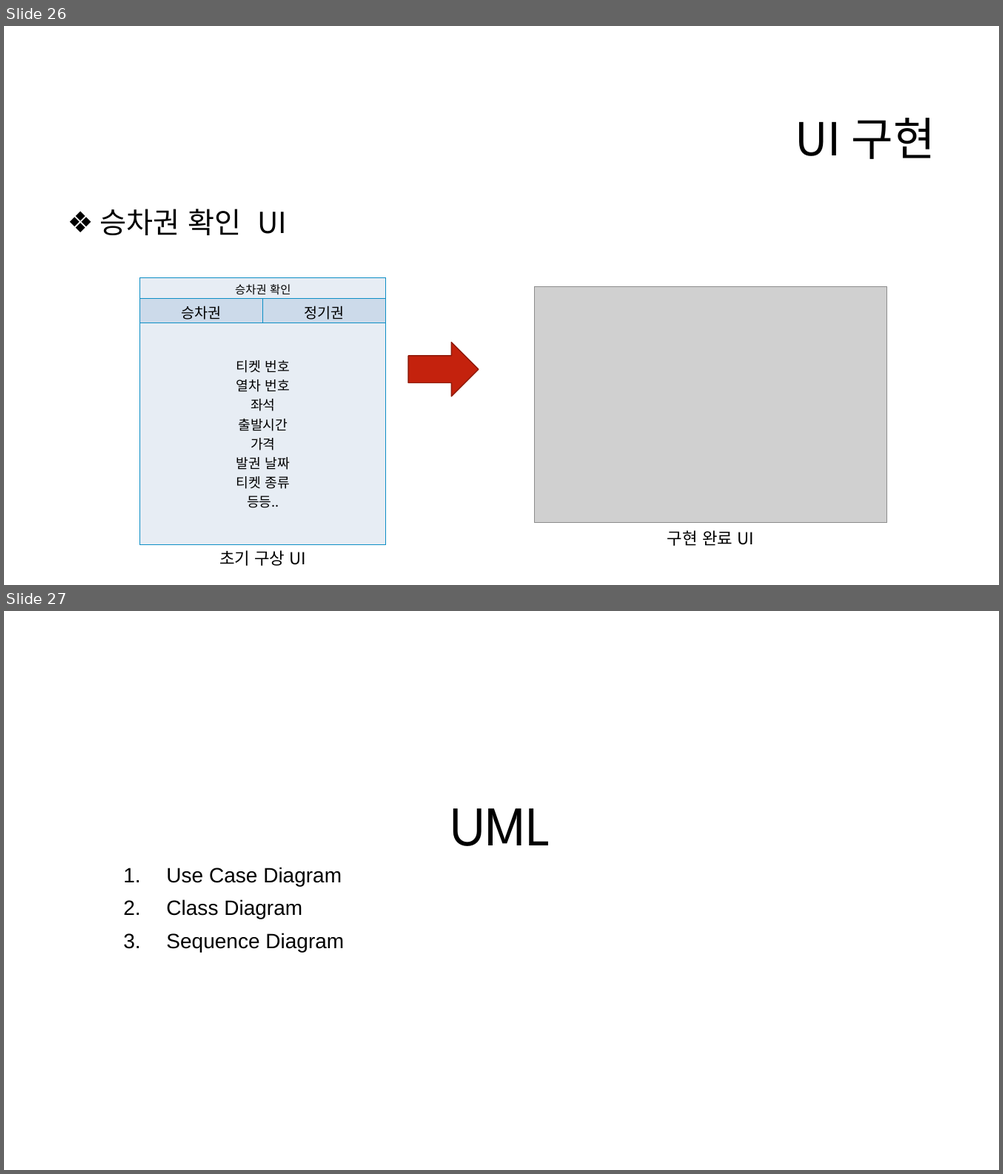
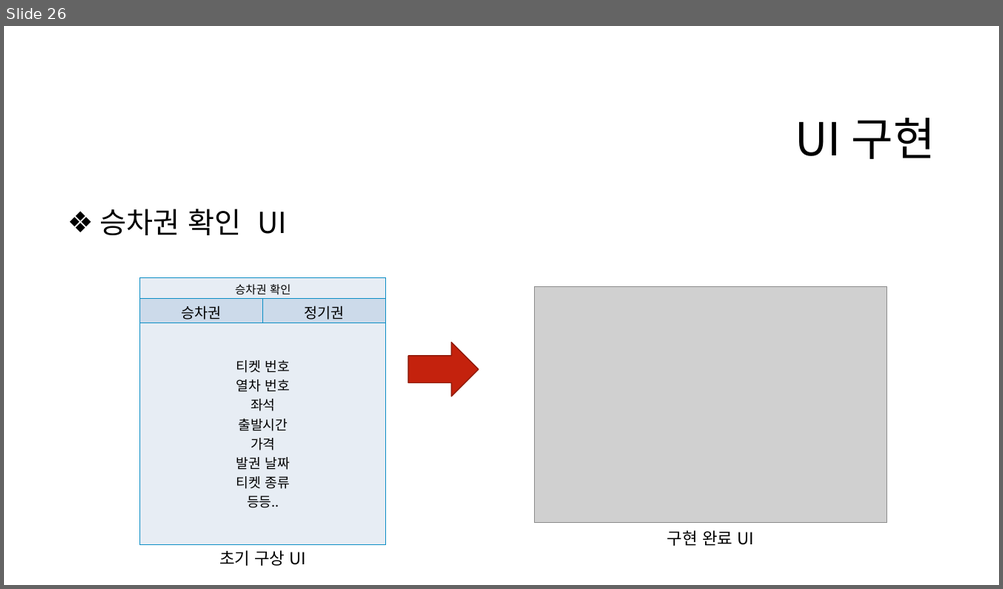
Before and after one commit to eeeeyeot/JAVATrainTicketing, a slide deck: 작업한 내용/기차 예매 프로그램 최종 발표.pptx. Shown one above the other, each under a label of ours: slides 26 and 27 before the commit, slide 26 after it. The pictures are 1003x1174 and 1003x589 pixels, drawn with LibreOffice and Linux fonts; fonts in the diff are those of the drawing; grey boxes stand for pictures; background and template pictures are left out. Boxes give left, top, right and bottom in pixels: in the first picture for what was removed or moved away, otherwise in the second. Text is boxed around its words. In the diff, an @@ line names an element or a change of style, - is before the commit and + after.

```diff
--- a/작업한 내용/기차 예매 프로그램 최종 발표.pptx
+++ b/작업한 내용/기차 예매 프로그램 최종 발표.pptx
@@ slide 27 removed at (x1=4, y1=611, x2=999, y2=1170), background #FFFFFF @@
@@ title removed at (x1=451, y1=809, x2=552, y2=846) @@
-UML
@@ subtitle removed at (x1=166, y1=867, x2=344, y2=952) @@
-1. Use Case Diagram
-2. Class Diagram
-3. Sequence Diagram
```
Also in this commit, not shown: 7 slides changed, 1 slide added, 22 other files.
